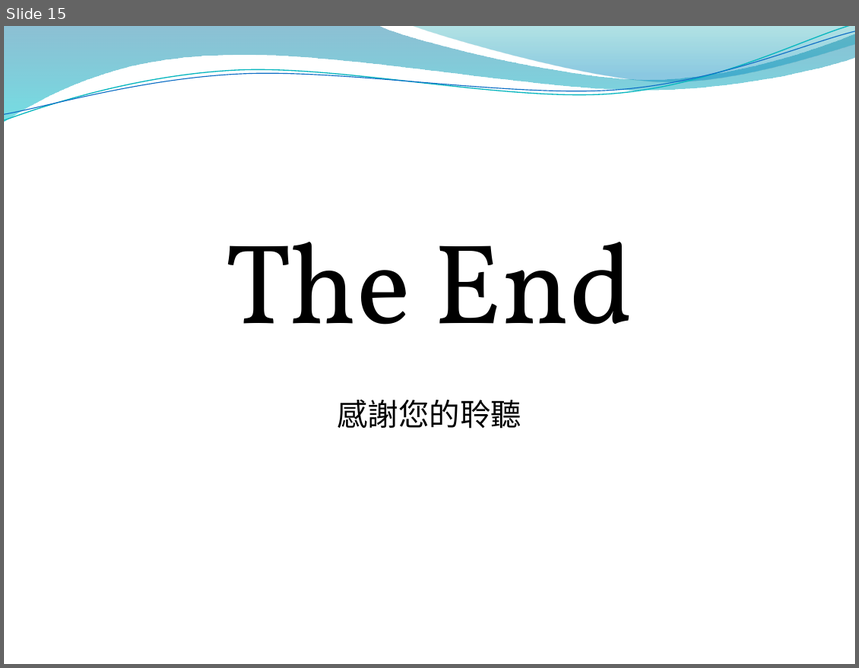
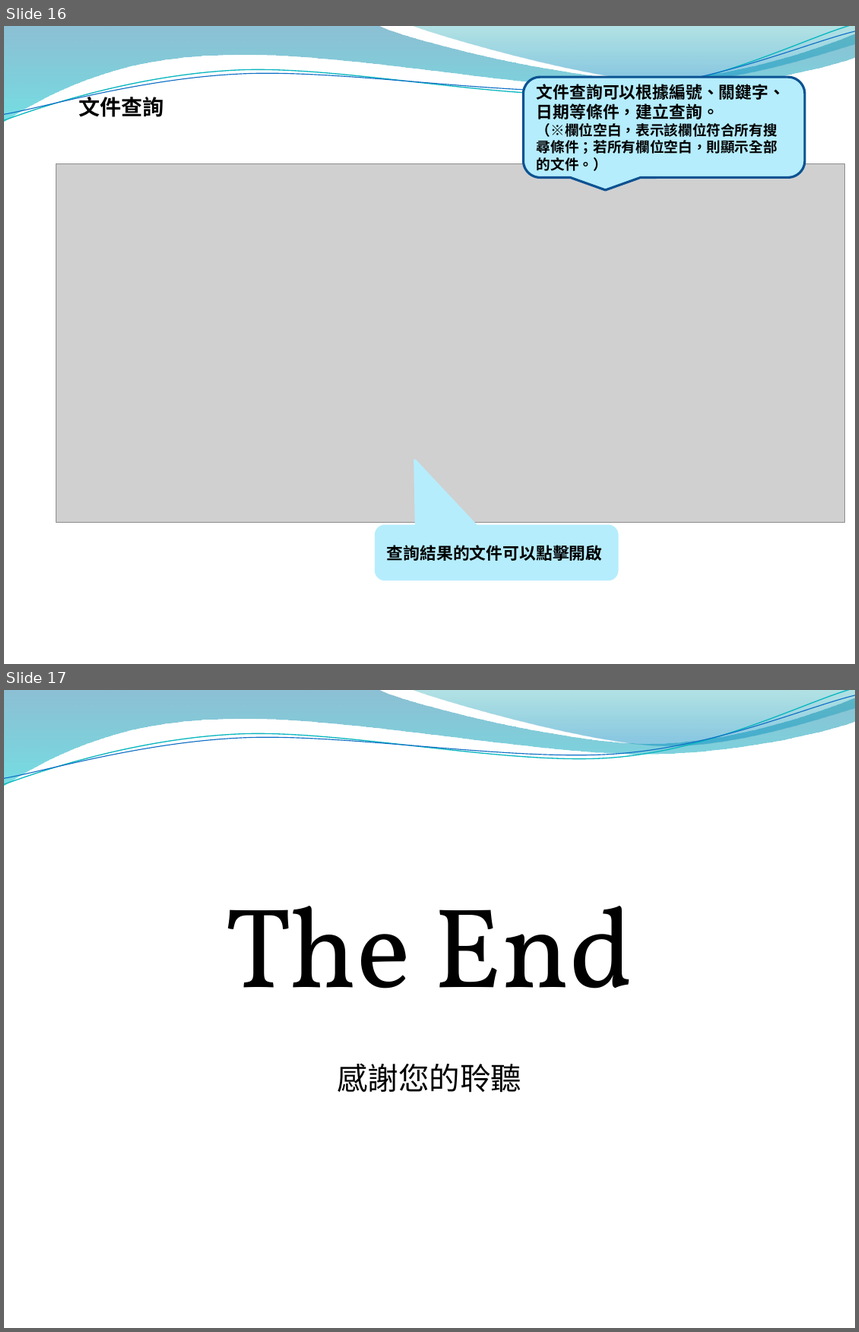
Before and after one commit to YanminHung/JavaWebProject, a slide deck: Report/小組簡報整合版.pptx. Shown one above the other, each under a label of ours: slide 15 before the commit, slides 16 and 17 after it. The pictures are 859x668 and 859x1332 pixels, drawn with LibreOffice and Linux fonts; fonts in the diff are those of the drawing; grey boxes stand for pictures; background and template pictures are left out. Boxes give left, top, right and bottom in pixels: in the first picture for what was removed or moved away, otherwise in the second. Text is boxed around its words. In the diff, an @@ line names an element or a change of style, - is before the commit and + after.

```diff
--- a/Report/小組簡報整合版.pptx
+++ b/Report/小組簡報整合版.pptx
@@ slide 16 added at [4, 26, 855, 664], background picture (left out); not listed: 4 template elements that a slide beside it also shows @@
@@ text added at [78, 94, 164, 117], 18 pt, text #000000, bold @@
+文件查詢
@@ rounded speech box added at [523, 77, 805, 177], fill #B5EDFD, outline #0B5292 2 pt, 12 pt, text #000000, bold @@
+文件查詢可以根據編號、關鍵字、日期等條件，建立查詢。
+（※欄位空白，表示該欄位符合所有搜尋條件；若所有欄位空白，則顯示全部的文件。）
@@ picture added at [56, 164, 846, 522] @@
@@ rounded speech box added at [376, 527, 617, 580], fill #B5EDFD, outline #B5EDFD 2 pt, 14 pt, text #000000, bold @@
+查詢結果的文件可以點擊開啟
@@ what was slide 15 is now slide 17 @@
```
Also in this commit, not shown: 5 slides changed, 1 other slide added, 1 other file.
